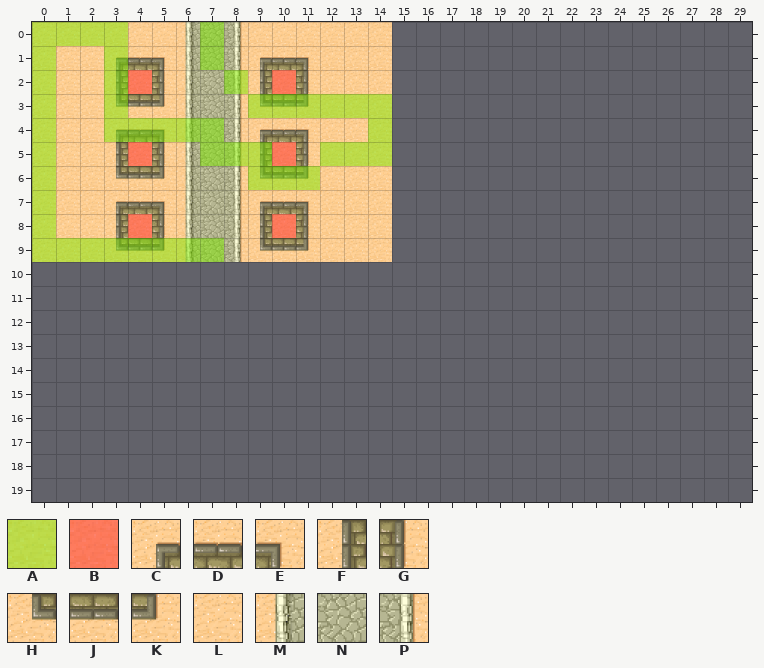
An edit to a level. Tiled map, TowerDefense/tilemap-hd.tmx. Above is the file before it was changed.
Cells are 64x64 px. Shown: x 0..29, y 0..19. The old version is drawn lined up with the new one.
Key: from "metadatatiles-hd": A 0, B 3; from "tiles-hd": C 0, D 1, E 2, F 8, G 10, H 16, J 17, K 18, L 29, M 32, N 33, P 34.
_ is an empty cell.
Layer "background" before, first column x 0:
 0 LLLLLLMNPLLLLLL_______________
 1 LLLCDEMNPCDELLL_______________
 2 LLLFLGMNPFLGLLL_______________
 3 LLLHJKMNPHJKLLL_______________
 4 LLLCDEMNPCDELLL_______________
 5 LLLFLGMNPFLGLLL_______________
 6 LLLHJKMNPHJKLLL_______________
 7 LLLCDEMNPCDELLL_______________
 8 LLLFLGMNPFLGLLL_______________
 9 LLLHJKMNPHJKLLL_______________
10 ______________________________
11 ______________________________
12 ______________________________
13 ______________________________
14 ______________________________
15 ______________________________
16 ______________________________
17 ______________________________
18 ______________________________
19 ______________________________
Layer "metadata" before, first column x 0:
 0 AAAA___A______________________
 1 A__A___A______________________
 2 A__AB___A_B___________________
 3 A__A_____AAAAAA_______________
 4 A__AAAAA______A_______________
 5 A___B__AAAB_AAA_______________
 6 A________AAA__________________
 7 A_____________________________
 8 A___B_____B___________________
 9 AAAAAAAA______________________
10 ______________________________
11 ______________________________
12 ______________________________
13 ______________________________
14 ______________________________
15 ______________________________
16 ______________________________
17 ______________________________
18 ______________________________
19 ______________________________
The result:
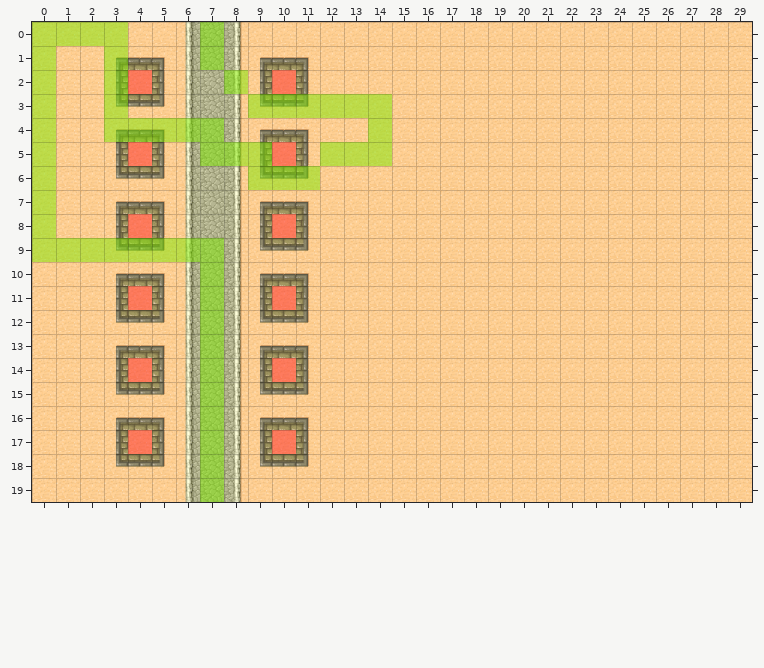
See-through tiles are keyed as they look on the map.
From old to new:
map size 15x10 -> 30x20 cells
Layer "background":
The author put tile C in row 10 at x 3 and 9; in row 13 at x 3 and 9; in row 16 at x 3 and 9.
The author put tile D in row 10 at x 4 and 10; in row 13 at x 4 and 10; in row 16 at x 4 and 10.
The author put tile E in row 10 at x 5 and 11; in row 13 at x 5 and 11; in row 16 at x 5 and 11.
The author put tile F in row 11 at x 3 and 9; in row 14 at x 3 and 9; in row 17 at x 3 and 9.
The author put tile G in row 11 at x 5 and 11; in row 14 at x 5 and 11; in row 17 at x 5 and 11.
The author put tile H in row 12 at x 3 and 9; in row 15 at x 3 and 9; in row 18 at x 3 and 9.
The author put tile J in row 12 at x 4 and 10; in row 15 at x 4 and 10; in row 18 at x 4 and 10.
The author put tile K in row 12 at x 5 and 11; in row 15 at x 5 and 11; in row 18 at x 5 and 11.
The author put tile L in rows 0 to 9 at x 15 to 29; in row 10 at x 0 to 2 and 12 to 29; in row 11 at x 0 to 2, 4, 10 and 12 to 29; in rows 12 to 13 at x 0 to 2 and 12 to 29; in row 14 at x 0 to 2, 4, 10 and 12 to 29; in rows 15 to 16 at x 0 to 2 and 12 to 29.
The author put tile L in row 17 at x 0 to 2, 4, 10 and 12 to 29; in row 18 at x 0 to 2 and 12 to 29; in row 19 at x 0 to 5 and 9 to 29.
The author put tile M in rows 10 to 19 at x 6.
The author put tile N in rows 10 to 19 at x 7.
The author put tile P in rows 10 to 19 at x 8.
Layer "metadata":
The author put tile A in rows 10 to 19 at x 7.
The author put tile B in row 11 at x 4 and 10; in row 14 at x 4 and 10; in row 17 at x 4 and 10.
